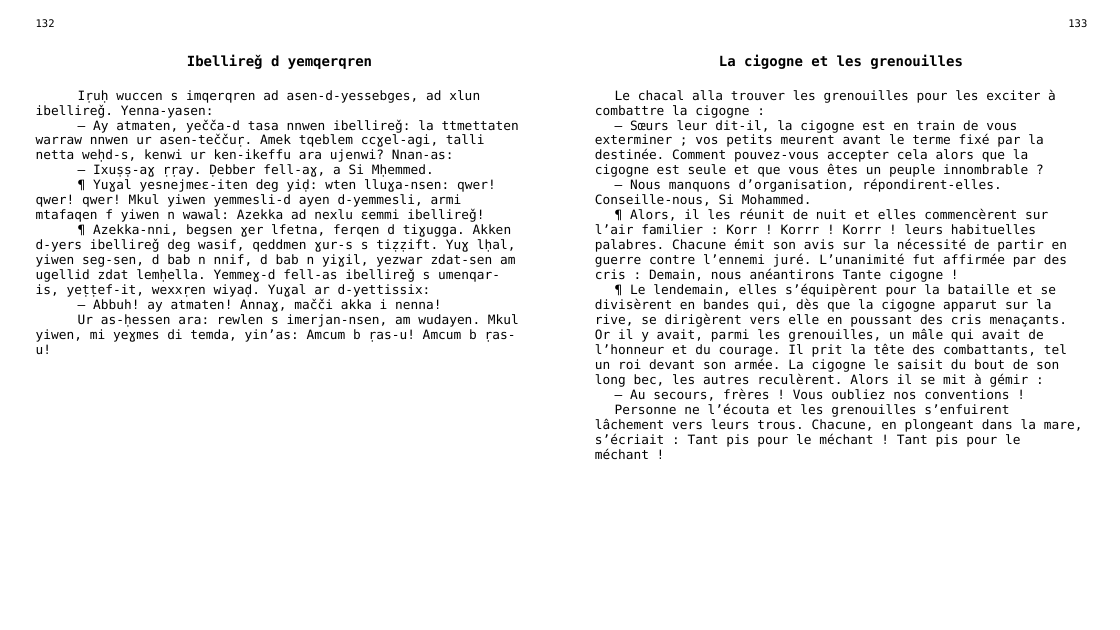
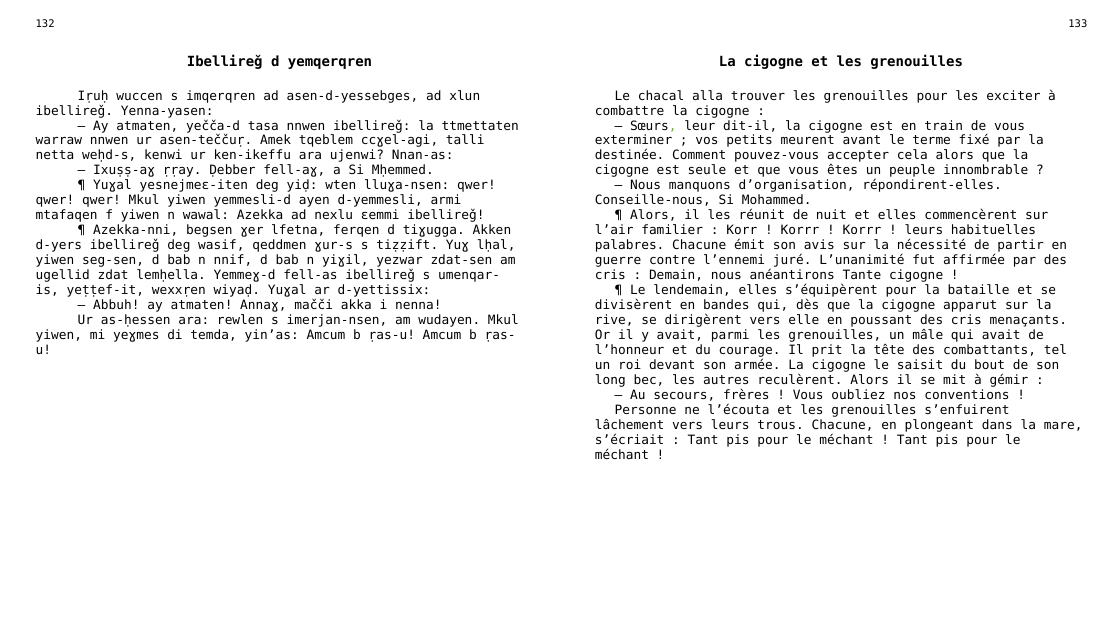
Before and after one commit to sferhah/tamacahut_n_wuccen, a slide deck: slide 64 of Uccen.ConsoleApp/Resources/pptx/uccen.pptx. Drawn at 1120x630 pixels with LibreOffice and Linux fonts; fonts in the diff are those of the drawing. Boxes give left, top, right and bottom in pixels: in the first picture for what was removed or moved away, otherwise in the second. Text is boxed around its words. In the diff, an @@ line names an element or a change of style, - is before the commit and + after.

```diff
--- a/Uccen.ConsoleApp/Resources/pptx/uccen.pptx
+++ b/Uccen.ConsoleApp/Resources/pptx/uccen.pptx
@@ table at <box>27,13,1096,607</box> @@
-row 3, column 3: Le chacal alla trouver les grenouilles pour les exciter à combattre la cigogne : / — Sœurs leur dit-il, la cigogne est en train de vous exterminer ; vos petits meurent avant le terme fixé par la destinée. Comment pouvez-vous accepter cela alors que la cigogne est seule et que vous êtes un peuple innombrable ? / — Nous manquons d’organisation, répondirent-elles. Conseille-nous, Si Mohammed. / ¶ Alors, il les réunit de nuit et elles commencèrent sur l’air familier : Korr ! Korrr ! Korrr ! leurs habituelles palabres. Chacune émit son avis sur la nécessité de partir en guerre contre l’ennemi juré. L’unanimité fut affirmée par des cris : Demain, nous anéantirons Tante cigogne ! / ¶ Le lendemain, elles s’équipèrent pour la bataille et se divisèrent en bandes qui, dès que la cigogne apparut sur la rive, se dirigèrent vers elle en poussant des cris menaçants. Or il y avait, parmi les grenouilles, un mâle qui avait de l’honneur et du courage. Il prit la tête des combattants, tel un roi devant son armée. La cigogne le saisit du bout de son long bec, les autres reculèrent. Alors il se mit à gémir : / — Au secours, frères ! Vous oubliez nos conventions ! / Personne ne l’écouta et les grenouilles s’enfuirent lâchement vers leurs trous. Chacune, en plongeant dans la mare, s’écriait : Tant pis pour le méchant ! Tant pis pour le méchant !
+row 3, column 3: Le chacal alla trouver les grenouilles pour les exciter à combattre la cigogne : / — Sœurs, leur dit-il, la cigogne est en train de vous exterminer ; vos petits meurent avant le terme fixé par la destinée. Comment pouvez-vous accepter cela alors que la cigogne est seule et que vous êtes un peuple innombrable ? / — Nous manquons d’organisation, répondirent-elles. Conseille-nous, Si Mohammed. / ¶ Alors, il les réunit de nuit et elles commencèrent sur l’air familier : Korr ! Korrr ! Korrr ! leurs habituelles palabres. Chacune émit son avis sur la nécessité de partir en guerre contre l’ennemi juré. L’unanimité fut affirmée par des cris : Demain, nous anéantirons Tante cigogne ! / ¶ Le lendemain, elles s’équipèrent pour la bataille et se divisèrent en bandes qui, dès que la cigogne apparut sur la rive, se dirigèrent vers elle en poussant des cris menaçants. Or il y avait, parmi les grenouilles, un mâle qui avait de l’honneur et du courage. Il prit la tête des combattants, tel un roi devant son armée. La cigogne le saisit du bout de son long bec, les autres reculèrent. Alors il se mit à gémir : / — Au secours, frères ! Vous oubliez nos conventions ! / Personne ne l’écouta et les grenouilles s’enfuirent lâchement vers leurs trous. Chacune, en plongeant dans la mare, s’écriait : Tant pis pour le méchant ! Tant pis pour le méchant !
```
Also in this commit, not shown: 27 other slides changed, 1 other file.
